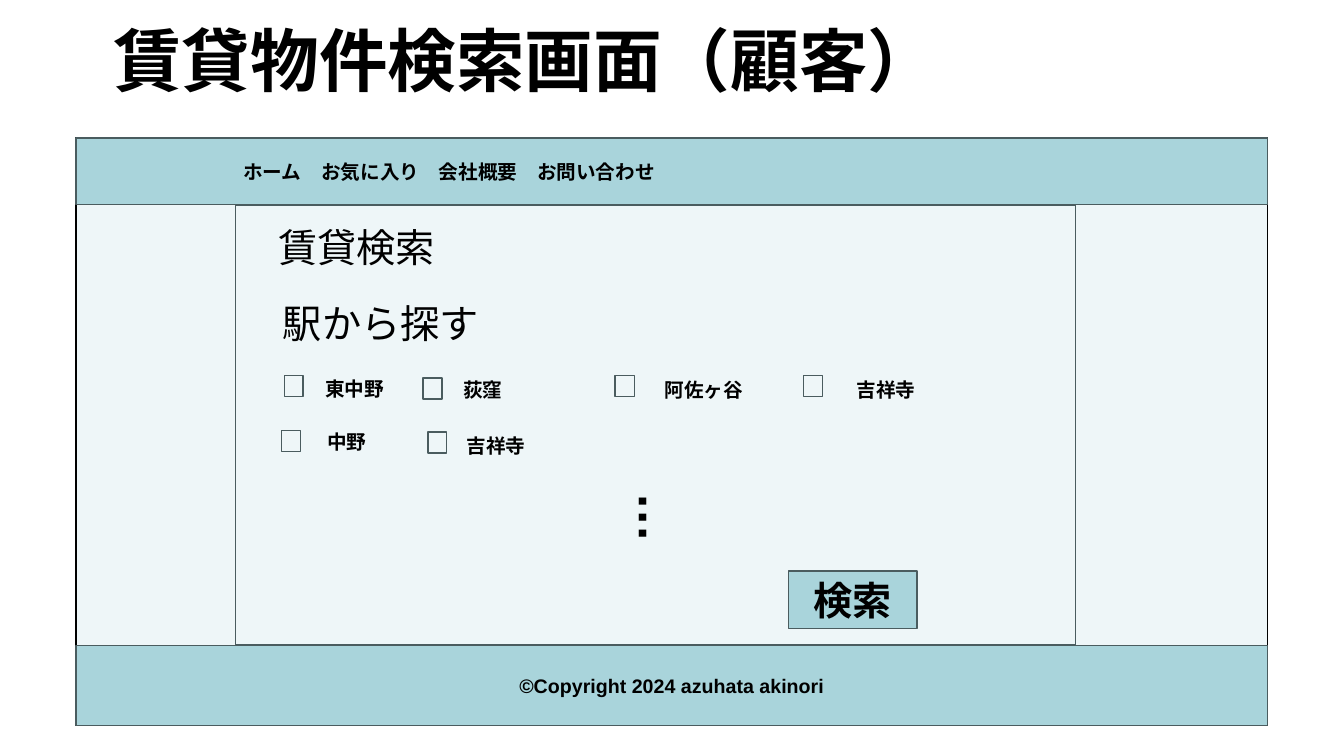
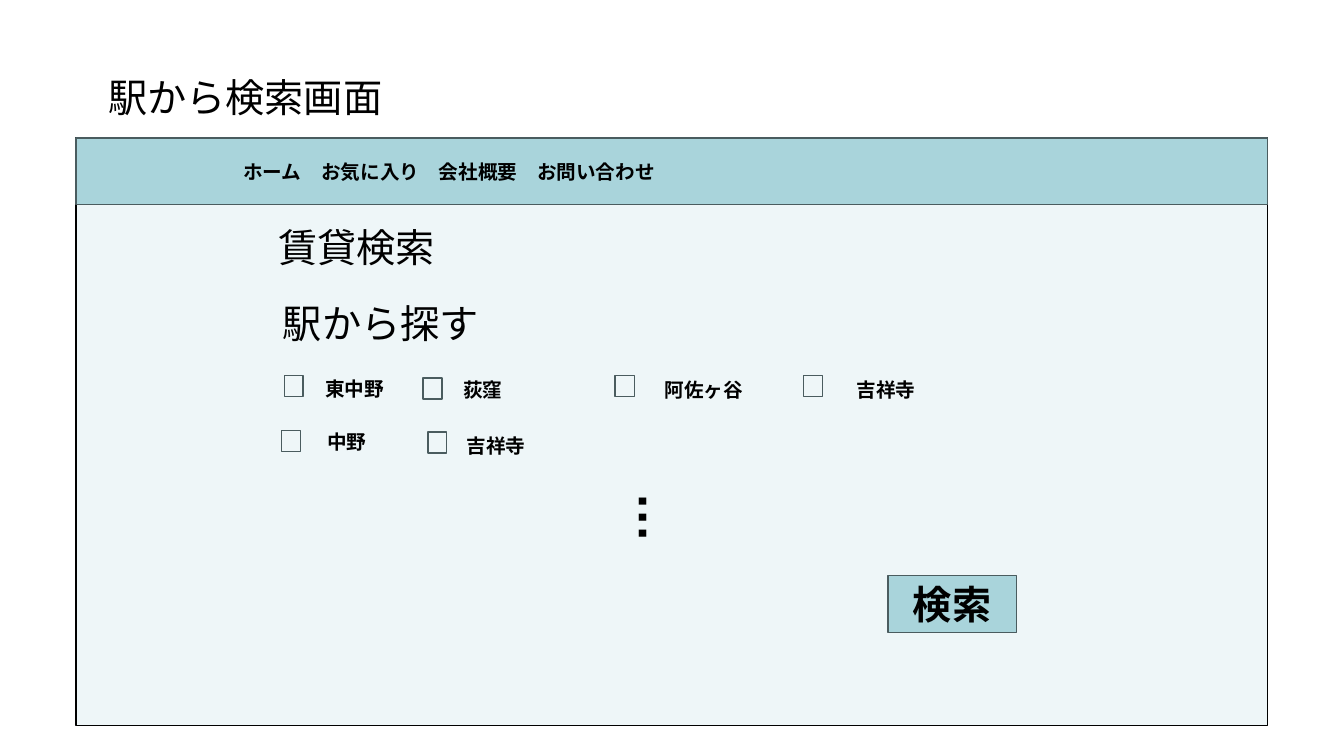
Before and after one commit to akikun918/apart-management-system, a slide deck: slide 10 of 要件定義書.pptx (slide 7 before the commit). Drawn at 1344x756 pixels with LibreOffice and Linux fonts; fonts in the diff are those of the drawing. Boxes give left, top, right and bottom in pixels: in the first picture for what was removed or moved away, otherwise in the second. Text is boxed around its words. In the diff, an @@ line names an element or a change of style, - is before the commit and + after.

```diff
--- a/要件定義書.pptx
+++ b/要件定義書.pptx
@@ title removed at (113,27,936,93) @@
-賃貸物件検索画面（顧客）
@@ text added at (108,79,382,116), 28 pt, text #000000 @@
+駅から検索画面
@@ rectangle removed at (236,205,1076,645) @@
@@ rectangle "検索": place and size @@
-rectangle "検索" at (788,572,918,629)
+rectangle "検索" at (888,576,1017,633)
@@ rectangle removed at (77,645,1268,726) @@
-©Copyright 2024 azuhata akinori
```
Also in this commit, not shown: 7 other slides changed, 5 slides added, 2 slides removed.
